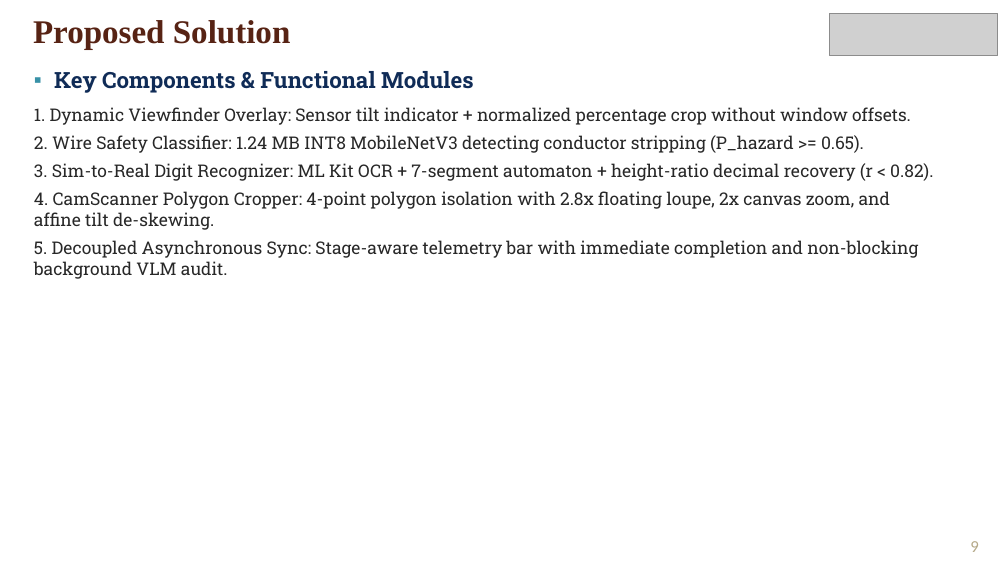
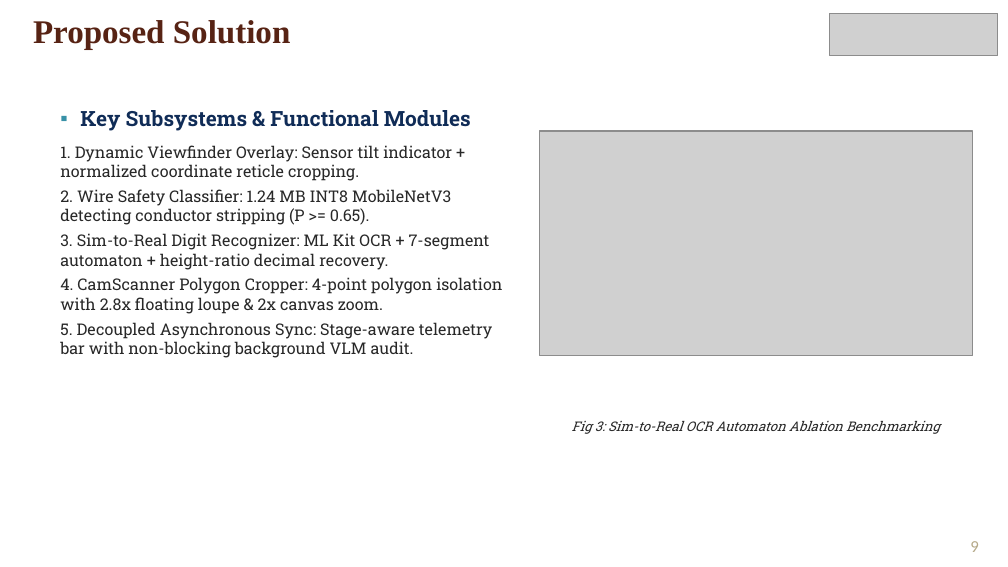
Before and after one commit to frankmathewsajan/psychic-spark, a slide deck: slide 9 of docs/presentation/Capstone_Final_Review_Presentation.pptx. Drawn at 1008x567 pixels with LibreOffice and Linux fonts; fonts in the diff are those of the drawing; grey boxes stand for pictures; background and template pictures are left out. Boxes give left, top, right and bottom in pixels: in the first picture for what was removed or moved away, otherwise in the second. Text is boxed around its words. In the diff, an @@ line names an element or a change of style, - is before the commit and + after.

Commit message:
docs: enrich presentation with diagrams and tables, add photo to report biodata, and substantiate AWS OPEX metrics

```diff
--- a/docs/presentation/Capstone_Final_Review_Presentation.pptx
+++ b/docs/presentation/Capstone_Final_Review_Presentation.pptx
@@ text at box(60, 110, 502, 358): text changed; size 12.5 to 11.5 pt @@
-▪ Key Components & Functional Modules
-1. Dynamic Viewfinder Overlay: Sensor tilt indicator + normalized percentage crop without window offsets.
-2. Wire Safety Classifier: 1.24 MB INT8 MobileNetV3 detecting conductor stripping (P_hazard >= 0.65).
-3. Sim-to-Real Digit Recognizer: ML Kit OCR + 7-segment automaton + height-ratio decimal recovery (r < 0.82).
-4. CamScanner Polygon Cropper: 4-point polygon isolation with 2.8x floating loupe, 2x canvas zoom, and affine tilt de-skewing.
-5. Decoupled Asynchronous Sync: Stage-aware telemetry bar with immediate completion and non-blocking background VLM audit.
+▪ Key Subsystems & Functional Modules
+1. Dynamic Viewfinder Overlay: Sensor tilt indicator + normalized coordinate reticle cropping.
+2. Wire Safety Classifier: 1.24 MB INT8 MobileNetV3 detecting conductor stripping (P >= 0.65).
+3. Sim-to-Real Digit Recognizer: ML Kit OCR + 7-segment automaton + height-ratio decimal recovery.
+4. CamScanner Polygon Cropper: 4-point polygon isolation with 2.8x floating loupe & 2x canvas zoom.
+5. Decoupled Asynchronous Sync: Stage-aware telemetry bar with non-blocking background VLM audit.
@@ picture added at box(539, 131, 973, 356) @@
@@ text added at box(572, 421, 940, 434), 9.5 pt, text #282828, italic @@
+Fig 3: Sim-to-Real OCR Automaton Ablation Benchmarking
```
Also in this commit, not shown: 5 other slides changed, 4 other files.
